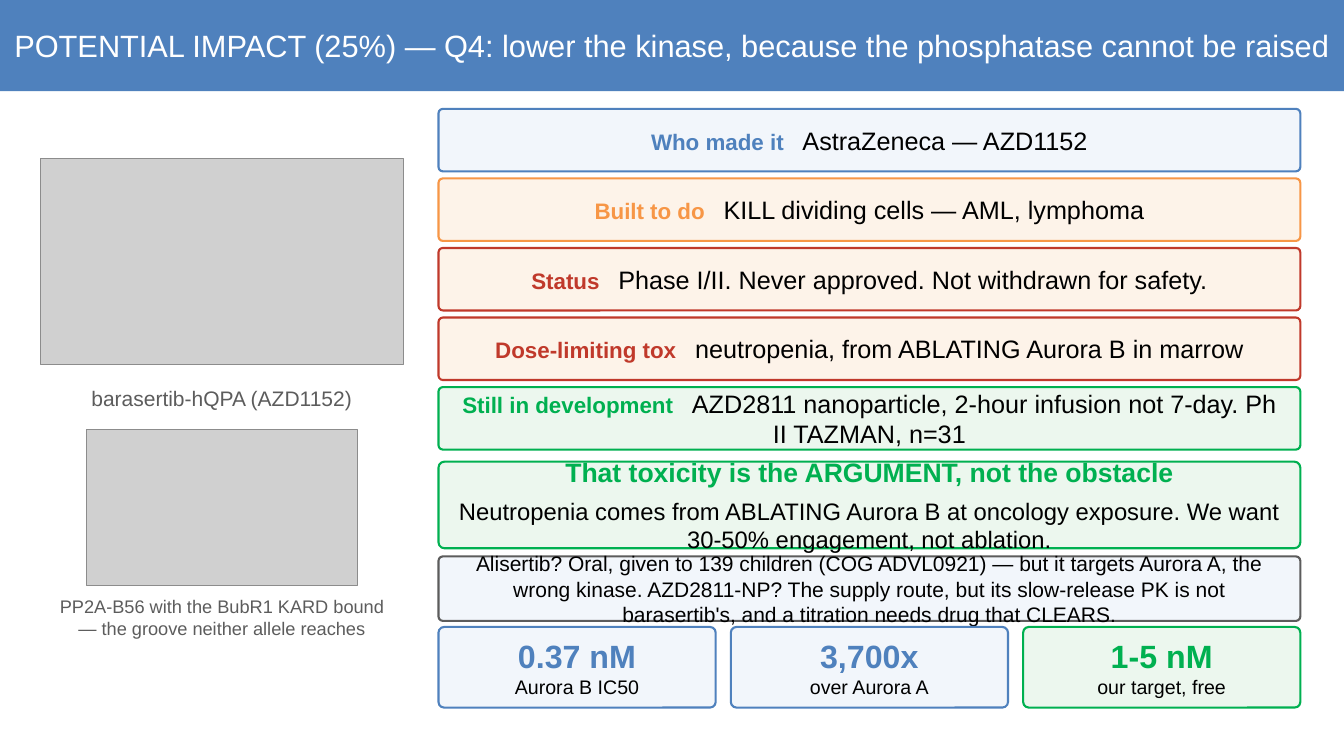
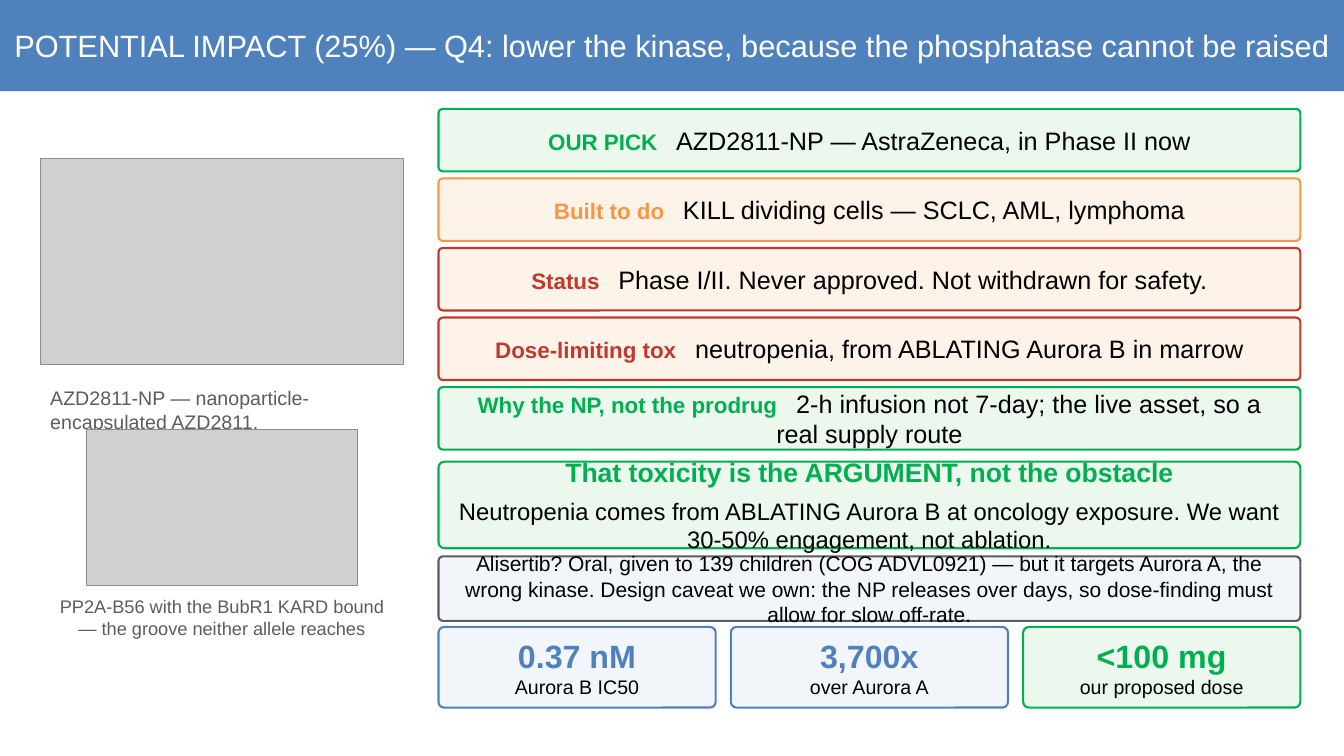
Before and after one commit to asheus/mva-track2-2026, a slide deck: slide 10 of docs/mva/MVA-Track2.pptx. Drawn at 1344x756 pixels with LibreOffice and Linux fonts; fonts in the diff are those of the drawing; grey boxes stand for pictures. Boxes give left, top, right and bottom in pixels: in the first picture for what was removed or moved away, otherwise in the second. Text is boxed around its words. In the diff, an @@ line names an element or a change of style, - is before the commit and + after.

```diff
--- a/docs/mva/MVA-Track2.pptx
+++ b/docs/mva/MVA-Track2.pptx
@@ rounded rectangle "OUR PICK AZD2811-NP — AstraZeneca, ..." at [439,109,1301,171]: fill #F2F6FB to #ECF7EE; outline #4F81BD 1.5 pt to #00B050 1.5 pt @@
@@ text in rounded rectangle at [548,131,1190,154]: text changed @@
-Who made it AstraZeneca — AZD1152
+OUR PICK AZD2811-NP — AstraZeneca, in Phase II now
@@ text in rounded rectangle at [554,200,1184,225]: text changed @@
-Built to do KILL dividing cells — AML, lymphoma
+Built to do KILL dividing cells — SCLC, AML, lymphoma
@@ text at [50,391,309,433]: text changed; size 15 to 14 pt @@
-barasertib-hQPA (AZD1152)
+AZD2811-NP — nanoparticle-encapsulated AZD2811,
+formerly barasertib-hQPA
@@ text in rounded rectangle at [478,394,1261,449]: text changed @@
-Still in development AZD2811 nanoparticle, 2-hour infusion not 7-day. Ph II TAZMAN, n=31
+Why the NP, not the prodrug 2-h infusion not 7-day; the live asset, so a real supply route
@@ text in rounded rectangle at [465,555,1272,623]: text changed @@
-Alisertib? Oral, given to 139 children (COG ADVL0921) — but it targets Aurora A, the wrong kinase. AZD2811-NP? The supply route, but its slow-release PK is not barasertib's, and a titration needs drug that CLEARS.
+Alisertib? Oral, given to 139 children (COG ADVL0921) — but it targets Aurora A, the wrong kinase. Design caveat we own: the NP releases over days, so dose-finding must allow for slow off-rate.
@@ text in rounded rectangle at [1080,645,1244,698]: text changed @@
-1-5 nM
-our target, free
+<100 mg
+our proposed dose
```
Also in this commit, not shown: 2 other files.
